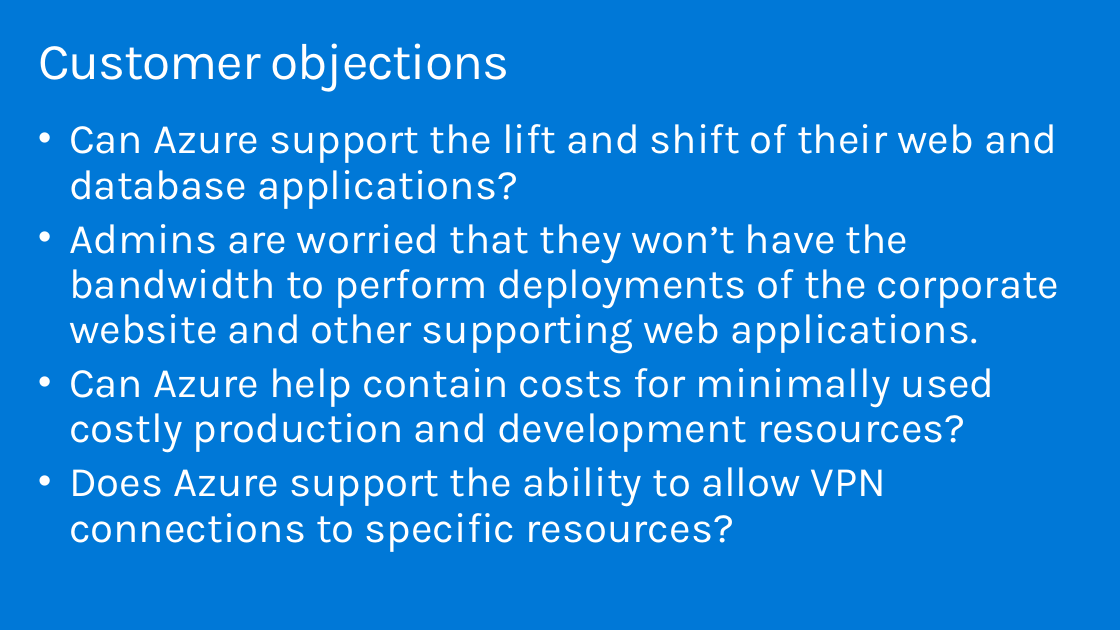
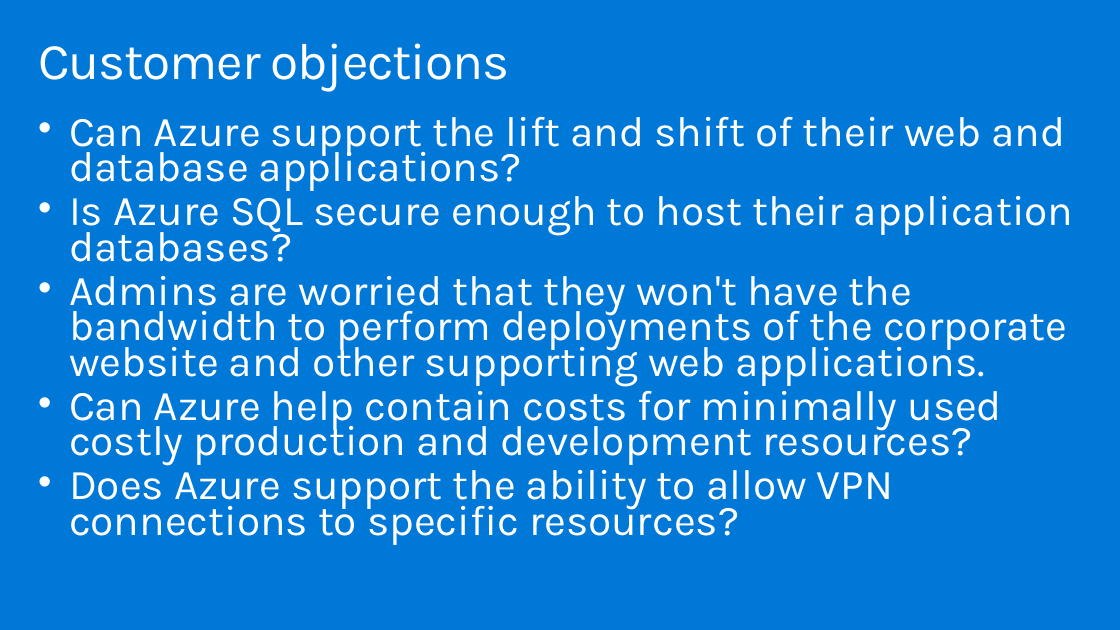
Before and after one commit to tejaswini972/MCW-Security-baseline-on-Azure, a slide deck: slide 10 of Whiteboard design session/WDS trainer presentation - Security baseline on Azure.pptx (slide 7 before the commit). Drawn at 1120x630 pixels with LibreOffice and Linux fonts; fonts in the diff are those of the drawing. Boxes give left, top, right and bottom in pixels: in the first picture for what was removed or moved away, otherwise in the second. Text is boxed around its words. In the diff, an @@ line names an element or a change of style, - is before the commit and + after.

Commit message:
formatting fixes; update ppt to match need and objection counts.

```diff
--- a/Whiteboard design session/WDS trainer presentation - Security baseline on Azure.pptx
+++ b/Whiteboard design session/WDS trainer presentation - Security baseline on Azure.pptx
@@ text at (69,117,1065,545): size 36 to 36.3 pt in "Can Azure support the lift and shift ...", "Can Azure help contain costs for minimally ...", "Does Azure support the ability to allow ..."; line spacing 0.9 to 0.7 @@
@@ text at (69,187,1073,387): text changed; size 36 to 36.3 pt @@
-• Admins are worried that they won’t have the bandwidth to perform deployments of the corporate website and other supporting web applications.
+• Is Azure SQL secure enough to host their application databases?
+• Admins are worried that they won't have the bandwidth to perform deployments of the corporate website and other supporting web applications.
```
Also in this commit, not shown: 3 other slides changed, 3 slides added, 1 other file.
